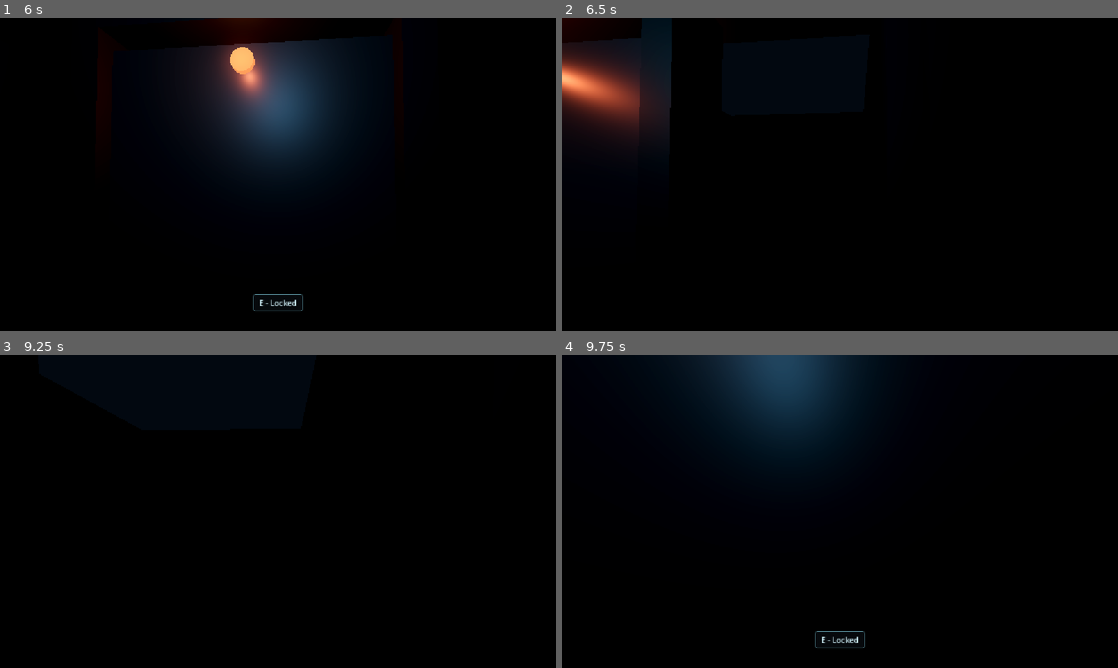
Above: before the commit, frames 1-4 (two rows, left to right).
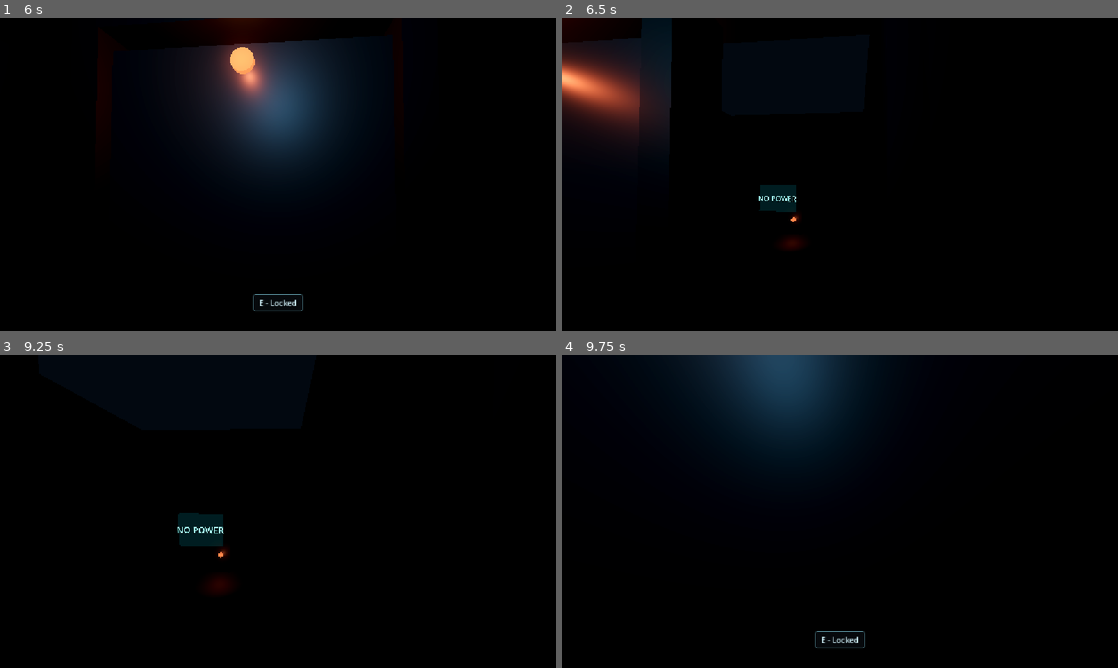
Above: after the commit, the same moments.

Repository: marvlock/MARA
Game: Godot game, scene res://scenes/levels/docking_bay.tscn
Two runs of this game, one before a commit and one after it. Both use one fixed random seed, a clock stepped at 60 frames per second and the inputs below.
Inputs (mouse positions are in pixels of both pictures, inside the frame that each line leads up to):
- Up to frame 1 (6 s): tap Enter at 0.5 s; move the mouse to (305, 174) at 0.52 s; hold Ctrl (crouch) 0.53-1.28 s; hold W (move_forward) 0.53-5.78 s; move the mouse to (250, 174) at 1.27 s; tap E (interact) at 1.35, 5.85 s; move the mouse to (289, 168) at 2.02 s; hold Shift (sprint) 2.03-2.78 s; move the mouse to (272, 180) at 2.77 s; tap Ctrl (crouch) at 2.85 s; move the mouse to (316, 177) at 3.52 s; hold E (interact) 3.53-4.28 s; move the mouse to (233, 171) at 4.27 s; tap Shift (sprint) at 4.35 s; move the mouse to (283, 174) at 5.02 s; hold Ctrl (crouch) 5.03-5.78 s; move the mouse to (255, 168) at 5.77 s; hold D (move_right) from 5.78 s (still down)
- Up to frame 2 (6.5 s): keep holding D (move_right)
- Up to frame 3 (9.25 s): move the mouse to (305, 511) at 6.52 s; release D (move_right) at 6.53 s; hold Shift (sprint) 6.53-7.28 s; hold W (move_forward) 6.53-8.78 s; tap Space at 7.25 s; move the mouse to (250, 511) at 7.27 s; tap Ctrl (crouch) at 7.35 s; move the mouse to (289, 505) at 8.02 s; hold E (interact) 8.03-8.78 s; tap Enter at 8.75 s; move the mouse to (272, 517) at 8.77 s; hold A (move_left) from 8.78 s (still down); tap Shift (sprint) at 8.85 s
- Up to frame 4 (9.75 s): move the mouse to (878, 514) at 9.52 s; release A (move_left) at 9.53 s; hold W (move_forward) from 9.53 s (still down); hold Ctrl (crouch) from 9.53 s (still down)

Frame 1 is identical in both runs. In frame 2, 0.7% of the frame differs, in the area x 35-44%, y 53-74%; in frame 3, 1.0%, in the area x 31-42%, y 50-76%; in frame 4, nothing differs.

Commit message:
feat: add passenger manifest reveal

Diff:
--- a/scenes/levels/docking_bay.tscn
+++ b/scenes/levels/docking_bay.tscn
@@ -266,5 +266,14 @@
 script = ExtResource("5_mara_trigger")
 discovery_flag = &"met_mara"
 
+[node name="PassengerManifestArchive" parent="." instance=ExtResource("4_terminal")]
+position = Vector3(0, 0, -16.4)
+boot_message = "ARK-7 // ORIGINAL EMBARKATION MANIFEST\n\nREGISTERED PASSENGERS: 8,700\nMISSION STATUS: DEPARTED\n\nRecord sealed at launch."
+
+[node name="ManifestDiscoveryTrigger" type="Node" parent="PassengerManifestArchive"]
+script = ExtResource("5_mara_trigger")
+discovery_flag = &"learned_original_passenger_count"
+
 [connection signal="power_restored" from="DockingPowerConsole" to="LockedInnerDoor" method="unlock"]
 [connection signal="power_restored" from="DockingPowerConsole" to="DockingTerminal" method="set_powered" binds= [true]]
+[connection signal="power_restored" from="DockingPowerConsole" to="PassengerManifestArchive" method="set_powered" binds= [true]]
Not shown, changed: docs/DEVELOPMENT_LOG.md
